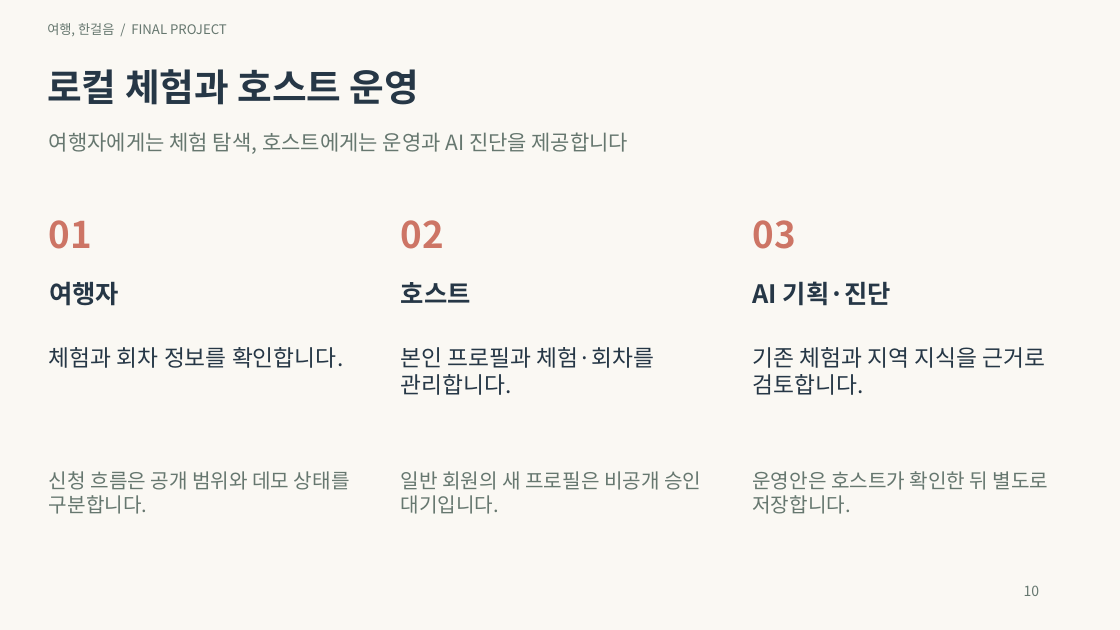
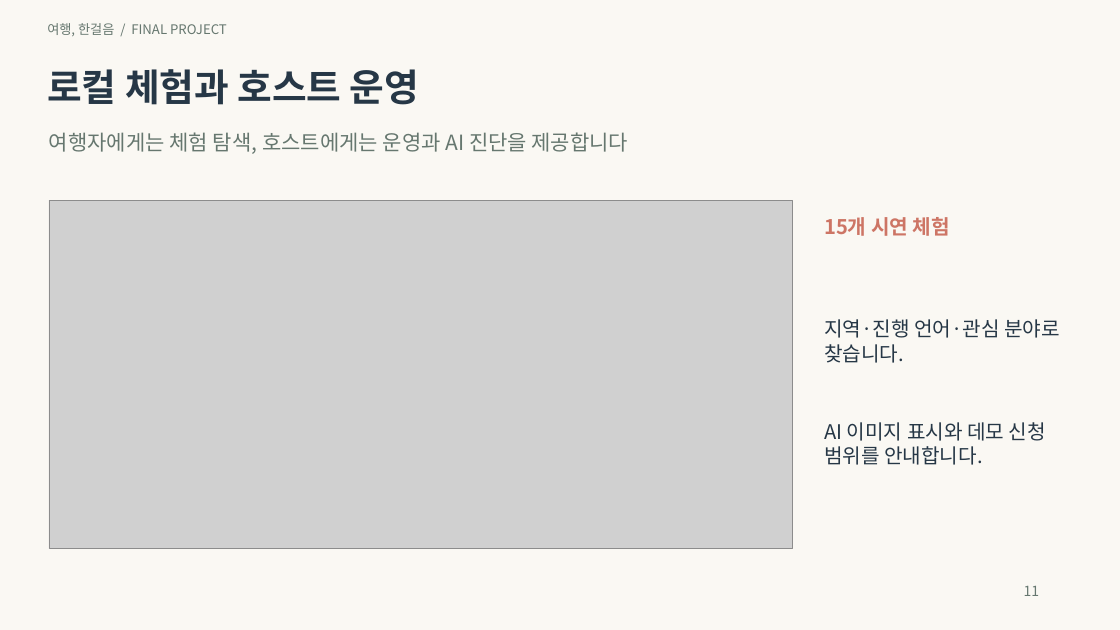
Before and after one commit to inyoung7-lab/AI-Travel-Planner, a slide deck: slide 11 of deliverables/final-project-20261025/04_프로젝트_기획발표.pptx (slide 10 before the commit). Drawn at 1120x630 pixels with LibreOffice and Linux fonts; fonts in the diff are those of the drawing; grey boxes stand for pictures. Boxes give left, top, right and bottom in pixels: in the first picture for what was removed or moved away, otherwise in the second. Text is boxed around its words. In the diff, an @@ line names an element or a change of style, - is before the commit and + after.

```diff
--- a/deliverables/final-project-20261025/04_프로젝트_기획발표.pptx
+++ b/deliverables/final-project-20261025/04_프로젝트_기획발표.pptx
@@ picture added at box(49, 200, 792, 549) @@
@@ text removed at box(49, 220, 92, 249) @@
-01
@@ text removed at box(401, 220, 444, 249) @@
-02
@@ text removed at box(752, 220, 795, 249) @@
-03
@@ text added at box(824, 217, 950, 236), 17.2 pt, text #CD7565, bold @@
+15개 시연 체험
@@ text removed at box(49, 281, 119, 306) @@
-여행자
@@ text removed at box(401, 282, 471, 303) @@
-호스트
@@ text removed at box(752, 281, 891, 306) @@
-AI 기획·진단
@@ text at box(824, 319, 1060, 363): text changed; size 19.5 to 17.2 pt @@
-체험과 회차 정보를 확인합니다.
+지역·진행 언어·관심 분야로 찾습니다.
@@ text removed at box(401, 347, 655, 395) @@
-본인 프로필과 체험·회차를 관리합니다.
@@ text removed at box(752, 347, 1046, 395) @@
-기존 체험과 지역 지식을 근거로 검토합니다.
@@ text at box(824, 422, 1046, 465): text changed; text colour #66776F to #263746 @@
-신청 흐름은 공개 범위와 데모 상태를 구분합니다.
+AI 이미지 표시와 데모 신청 범위를 안내합니다.
@@ text removed at box(401, 471, 701, 514) @@
-일반 회원의 새 프로필은 비공개 승인 대기입니다.
@@ text removed at box(752, 471, 1049, 514) @@
-운영안은 호스트가 확인한 뒤 별도로 저장합니다.
@@ text at box(1024, 586, 1040, 596): text changed @@
-10
+11
```
Also in this commit, not shown: 12 other slides changed, 10 slides added, 43 other files.
